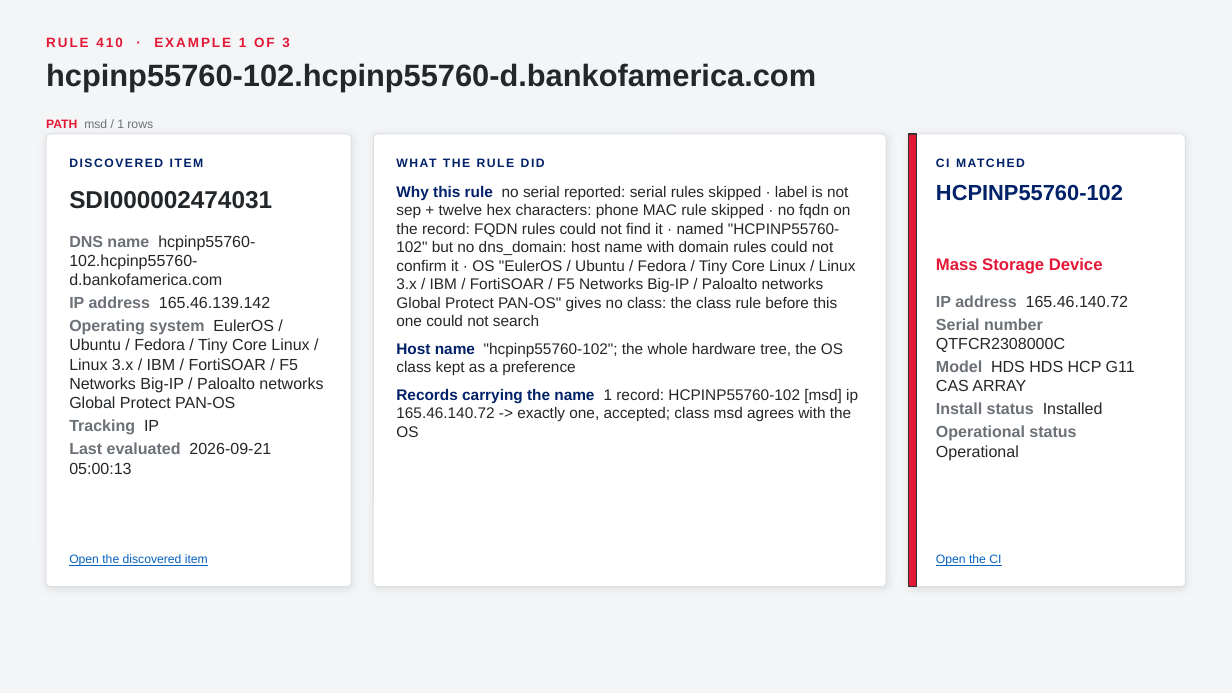
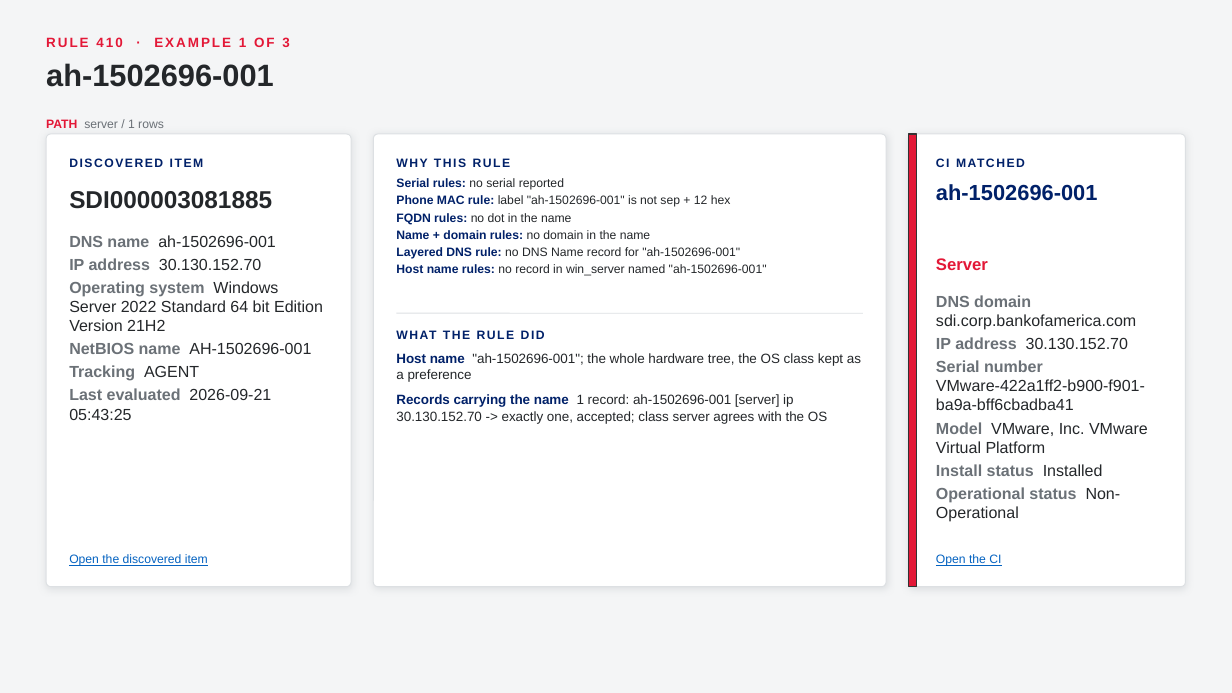
Before and after one commit to singhmihir/py, a slide deck: slide 42 of stories/qualys-ci-lookup-rules/Qualys CI Lookup Rules - CMDB Team Demo.pptx. Drawn at 1232x693 pixels with LibreOffice and Linux fonts; fonts in the diff are those of the drawing. Boxes give left, top, right and bottom in pixels: in the first picture for what was removed or moved away, otherwise in the second. Text is boxed around its words. In the diff, an @@ line names an element or a change of style, - is before the commit and + after.

```diff
--- a/stories/qualys-ci-lookup-rules/Qualys CI Lookup Rules - CMDB Team Demo.pptx
+++ b/stories/qualys-ci-lookup-rules/Qualys CI Lookup Rules - CMDB Team Demo.pptx
@@ text at box(46, 63, 274, 87): text changed @@
-hcpinp55760-102.hcpinp55760-d.bankofamerica.com
+ah-1502696-001
@@ text at box(46, 119, 164, 128): text changed @@
-PATH msd / 1 rows
+PATH server / 1 rows
@@ text added at box(396, 158, 511, 167), 9.5 pt, text #012169, bold @@
+WHY THIS RULE
@@ text added at box(396, 178, 767, 276), 9.5 pt, text #24272A @@
+• Serial rules: no serial reported
+• Phone MAC rule: label "ah-1502696-001" is not sep + 12 hex
+• FQDN rules: no dot in the name
+• Name + domain rules: no domain in the name
+• Layered DNS rule: no DNS Name record for "ah-1502696-001"
+• Host name rules: no record in win_server named "ah-1502696-001"
@@ text at box(69, 191, 272, 209): text changed @@
-SDI000002474031
+SDI000003081885
@@ text at box(936, 184, 1097, 201): text changed @@
-HCPINP55760-102
+ah-1502696-001
@@ text at box(69, 235, 323, 420): text changed @@
-DNS name hcpinp55760-102.hcpinp55760-d.bankofamerica.com
-IP address 165.46.139.142
-Operating system EulerOS / Ubuntu / Fedora / Tiny Core Linux / Linux 3.x / IBM / FortiSOAR / F5 Networks Big-IP / Paloalto networks Global Protect PAN-OS
-Tracking IP
-Last evaluated 2026-09-21 05:00:13
+DNS name ah-1502696-001
+IP address 30.130.152.70
+Operating system Windows Server 2022 Standard 64 bit Edition Version 21H2
+NetBIOS name AH-1502696-001
+Tracking AGENT
+Last evaluated 2026-09-21 05:43:25
@@ text at box(936, 258, 988, 270): text changed @@
-Mass Storage Device
+Server
@@ text at box(936, 295, 1148, 453): text changed @@
-IP address 165.46.140.72
-Serial number QTFCR2308000C
-Model HDS HDS HCP G11 CAS ARRAY
+DNS domain sdi.corp.bankofamerica.com
+IP address 30.130.152.70
+Serial number VMware-422a1ff2-b900-f901-ba9a-bff6cbadba41
+Model VMware, Inc. VMware Virtual Platform
@@ text "WHAT THE RULE DID": place and size @@
-text "WHAT THE RULE DID" at box(396, 151, 863, 175)
+text "WHAT THE RULE DID" at box(396, 323, 863, 347)
@@ line added from (396, 313) to (863, 313), #DDE0E3 0.75 pt @@
@@ text at box(396, 353, 861, 424): text changed; size 12 to 10.5 pt @@
-1. Why this rule no serial reported: serial rules skipped · label is not sep + twelve hex characters: phone MAC rule skipped · no fqdn on the record: FQDN rules could not find it · named "HCPINP55760-102" but no dns_domain: host name with domain rules could not confirm it · OS "EulerOS / Ubuntu / Fedora / Tiny Core Linux / Linux 3.x / IBM / FortiSOAR / F5 Networks Big-IP / Paloalto networks Global Protect PAN-OS" gives no class: the class rule before this one could not search
-2. Host name "hcpinp55760-102"; the whole hardware tree, the OS class kept as a preference
-3. Records carrying the name 1 record: HCPINP55760-102 [msd] ip 165.46.140.72 -> exactly one, accepted; class msd agrees with the OS
+1. Host name "ah-1502696-001"; the whole hardware tree, the OS class kept as a preference
+2. Records carrying the name 1 record: ah-1502696-001 [server] ip 30.130.152.70 -> exactly one, accepted; class server agrees with the OS
@@ text at box(936, 487, 1121, 522): text changed @@
-Operational status Operational
+Operational status Non-Operational
```
Also in this commit, not shown: 59 other slides changed, 7 other files.
